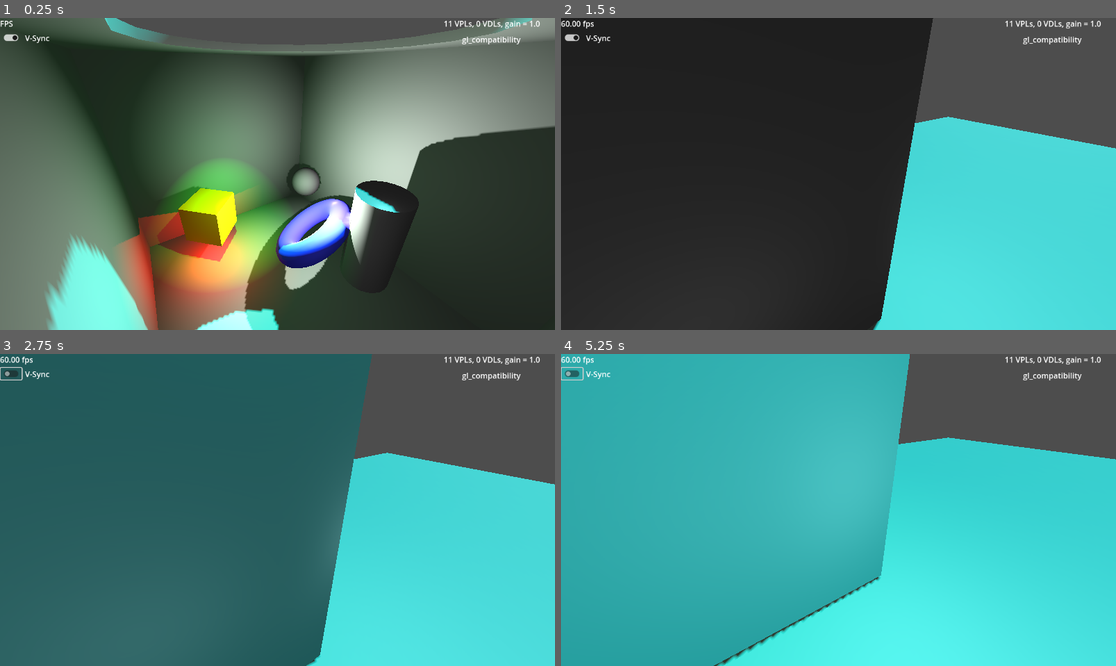
Above: before the commit, frames 1-4 (two rows, left to right).
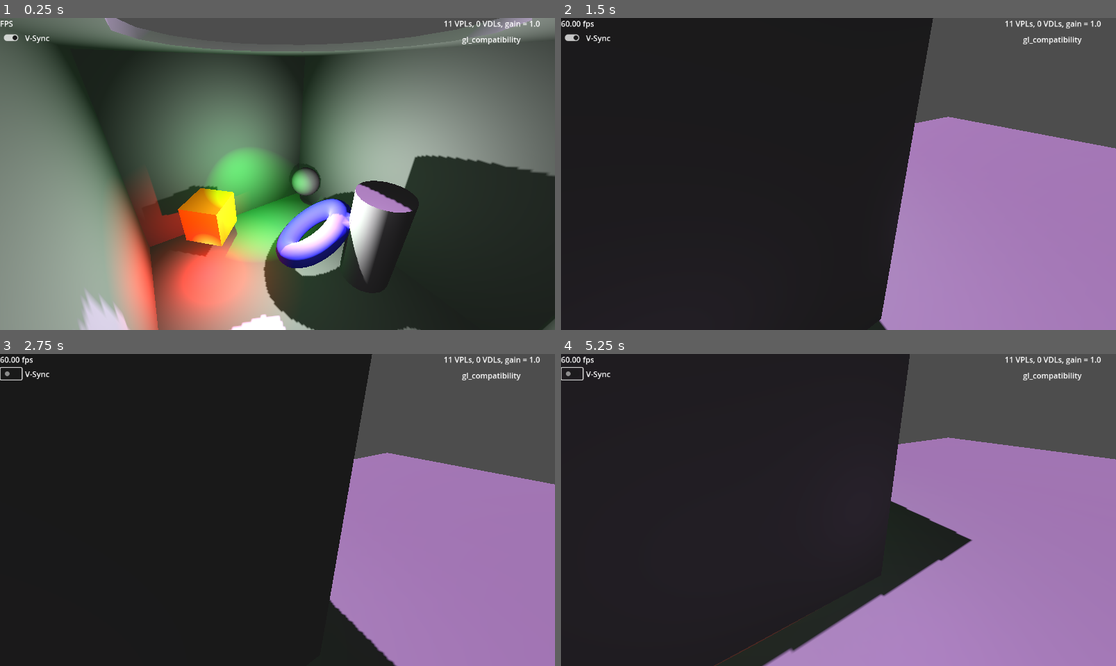
Above: after the commit, the same moments.

Repository: GregPickering/O1S_FauxGI
Game: Godot game, scene res://Scenes/scene_3d.tscn
Two runs of this game, one before a commit and one after it. Both use one fixed random seed, a clock stepped at 60 frames per second and the inputs below.
Inputs (mouse positions are in pixels of both pictures, inside the frame that each line leads up to):
- Up to frame 1 (0.25 s): no input
- Up to frame 2 (1.5 s): tap Enter at 0.5 s; move the mouse to (960, 158) at 0.52 s; hold D 0.53-1.25 s; tap Q at 0.6 s; click (960, 158) at 0.67 s; drag from (727, 189) to (810, 236) at 1.27 s
- Up to frame 3 (2.75 s): click (11, 372) at 2 s
- Up to frame 4 (5.25 s): move the mouse to (894, 441) at 2.77 s; hold D 2.78-3.5 s; tap Q at 2.85, 4.35 s; drag from (810, 572) to (672, 463) at 3.52 s; move the mouse to (1005, 556) at 4.27 s; hold A 4.28-5 s; drag from (672, 463) to (755, 432) at 5.02 s

The runs differ from the first frame. In frame 1, 37% of the frame differs, in the area x 0-100%, y 0-100%; in frame 2, 25%; in frame 3, 87%; in frame 4, 89%.

Commit message:
Fixed directional color, can have a mix of stable and changing oversamples
Can now set a percentage of the oversample raycasts that are static vs change every time (percent_stable).
Fixed a bug where the color of directional lights was ignored.

Diff:
--- a/O1S_FauxGI/faux_gi.gd
+++ b/O1S_FauxGI/faux_gi.gd
@@ -56,8 +56,9 @@
 @export_range( 1, 32 ) var max_directionals : int = 8
 ## What fraction of energy is preserved each bounce
 @export_range( 0.0, 1.0, 0.01 ) var bounce_gain : float = 0.25
-## Use real random vectors instead of a repeatable pattern (requires heavy temporal filtering)
-@export var real_random_jitter : bool = false
+## What percent of oversamples use repeatable instead of changing pseudo-random
+## vectors (low  values require heavier temporal filtering)
+@export_range( 0.0, 100.0, 0.1 ) var percent_stable : float = 100.0
 ## Visualize the raycasts?
 @export var show_raycasts : bool = false
 
@@ -234,7 +235,8 @@
 		for idx in VPL_targets[ light ]:
 			if VPL_filt_1[ light ][ idx ][ ray_storage.energy ] > vpl_energy_floor:
 				preVPLs.push_back( VPL_filt_1[ light ][ idx ] )
-				preVPLs.back()[ ray_storage.color ] = light.light_color
+				# directional VPLs already have a color, but the token directional light does not
+				preVPLs.back().get_or_add( ray_storage.color, light.light_color )
 	# Do we need a second pass to filter out the top N VPLs?
 	if preVPLs.size() > max_vpls:
 		# sort most to least energetic
@@ -364,21 +366,19 @@
 	return avg_ray_res
 
 func jitter_ray_angle(	ray : Vector3, N : int, deg : float,
-						true_rnd : bool = real_random_jitter ) -> PackedVector3Array:
-	# always start with the original?
-	var rays : PackedVector3Array = [] # [ ray ]
-	# now add others
-	if N > 0:
-		var length : float = -ray.length()
-		var xform := Quaternion( Vector3(0,0,-1), ray )
-		for samp in range( 0, N ):
-			var samp_2d : Vector2
-			if true_rnd:
-				samp_2d = Vector2( randf_range(-0.5, 0.5), randf_range(-0.5, 0.5) ) * (deg / 120.0) + Vector2(0.5,0.5)
-			else:
-				samp_2d = qrnd_distrib( samp, deg / 120.0 )
-			var sample_vec := Vector3.octahedron_decode( samp_2d )
-			rays.push_back( (xform * sample_vec) * length )
+						percent_quasirandom : float = percent_stable ) -> PackedVector3Array:
+	var rays : PackedVector3Array = []
+	var length : float = -ray.length()
+	var xform := Quaternion( Vector3(0,0,-1), ray )
+	var rand_thresh : float = N * percent_quasirandom * 0.01
+	var samp_2d : Vector2
+	for samp in range( 0, N ):
+		if (samp >= rand_thresh):
+			samp_2d = (	Vector2( randf_range(-0.5, 0.5), randf_range(-0.5, 0.5) ) *
+						(deg / 120.0) + Vector2(0.5,0.5))
+		else:
+			samp_2d = qrnd_distrib( samp, deg / 120.0 )
+		rays.push_back( (xform * Vector3.octahedron_decode( samp_2d )) * length )
 	return rays
 
 var cached_omni_rays : PackedVector3Array = []
@@ -461,11 +461,11 @@
 										base_rays : PackedVector3Array,
 										angle_deg : float, modulate : float ):
 	# the first ray may be special
-	var jitter_angle : float = 60.0 if add_looking_VPL else angle_deg
+	var jitter_angle : float = 45.0 if add_looking_VPL else angle_deg
 	for ray_idx in base_rays.size():
 		# oversample each base ray
 		var N : int = max( 1, oversample_dir )
-		var sum_color : Color = Color()
+		var sum_color := Color(0,0,0,0)
 		var sum_position := Vector3.ZERO
 		var sum_normal := Vector3.ZERO
 		var sum_energy : float = 0.0
@@ -497,6 +497,7 @@
 							sum_position / sum_energy, placement_fraction )
 			light_entry[ ray_storage.norm ] = sum_normal / sum_energy
 			light_entry[ ray_storage.color ] = sum_color / sum_energy
+			#print( light_entry[ ray_storage.color ] )
 			light_entry[ ray_storage.rad ] = directional_proximity * 2.0
 			update_light_target( token_directional_light, ray_idx, light_entry, modulate )
 			active_VPLs += 1
@@ -536,7 +537,7 @@
 	var compensate_N_pts : float = 1.0 / vpls_per_spot
 	# these rays never use real random jitter
 	var rays := jitter_ray_angle( -light.spot_range * light.global_basis.z,
-									vpls_per_spot, light.spot_angle, false )
+									vpls_per_spot, light.spot_angle, 100.0 )
 	process_light_rays( light, rays, light.spot_angle * sqrt( compensate_N_pts ),
 		light.light_energy * bounce_gain * scale_all_light_energy * compensate_N_pts )
 
--- a/Scenes/scene_3d.tscn
+++ b/Scenes/scene_3d.tscn
@@ -73,9 +73,9 @@
 size = Vector3(15.4212, 0.1, 36.4354)
 
 [node name="SpinSpot" type="Node3D" parent="."]
-transform = Transform3D(0.950639, 0, -0.310301, 0, 1, 0, 0.310301, 0, 0.950639, 0, 0, 0)
+transform = Transform3D(0.850745, 0, 0.525579, 0, 1, 0, -0.525579, 0, 0.850745, 0, 0, 0)
 script = ExtResource("3_ok1gl")
-speed = 0.5
+speed = -1.795
 
 [node name="SpotLight3D" type="SpotLight3D" parent="SpinSpot"]
 transform = Transform3D(0.952537, 0.131593, -0.274512, 0.304381, -0.396676, 0.866026, 0.00507104, -0.908477, -0.417903, 0.79985, 3.19763, -0.713908)
@@ -91,13 +91,13 @@
 shadow_enabled = true
 
 [node name="SpinDir" type="Node3D" parent="."]
-transform = Transform3D(-0.607903, 0, 0.794011, 0, 1, 0, -0.794011, 0, -0.607903, 0, 0, 0)
+transform = Transform3D(0.376951, 0, -0.926233, 0, 1, 0, 0.926233, 0, 0.376951, 0, 0, 0)
 script = ExtResource("3_ok1gl")
-speed = -0.42
+speed = 0.42
 
 [node name="DirectionalLight3D" type="DirectionalLight3D" parent="SpinDir"]
 transform = Transform3D(0.982008, -0.188398, 0.0128751, 0.0752052, 0.452719, 0.888476, -0.173216, -0.871523, 0.458742, 0, 2, 0)
-light_color = Color(0.266667, 1, 1, 1)
+light_color = Color(0.804364, 0.600976, 0.890119, 1)
 shadow_enabled = true
 directional_shadow_mode = 0
 directional_shadow_max_distance = 15.0
